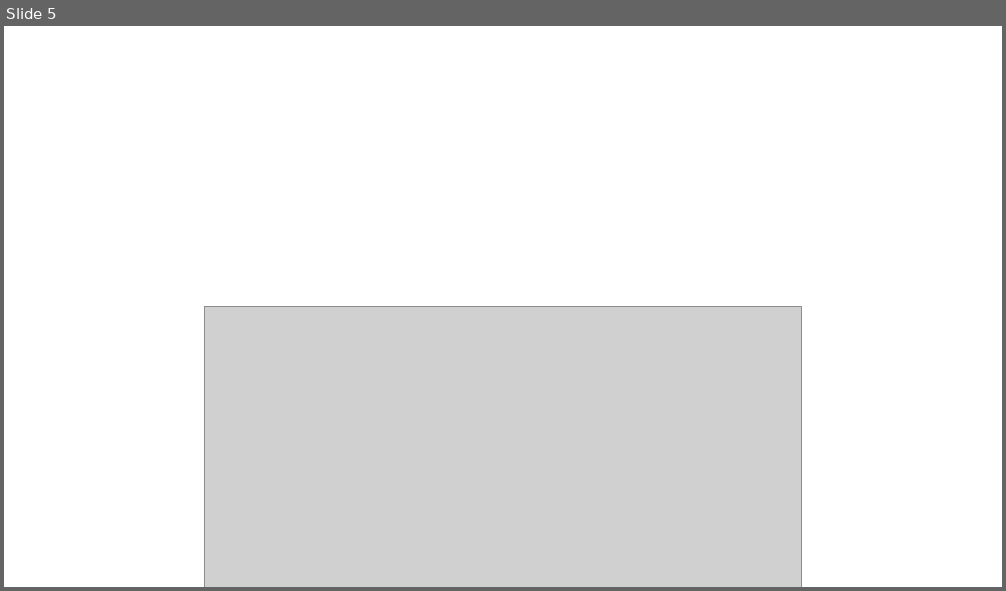
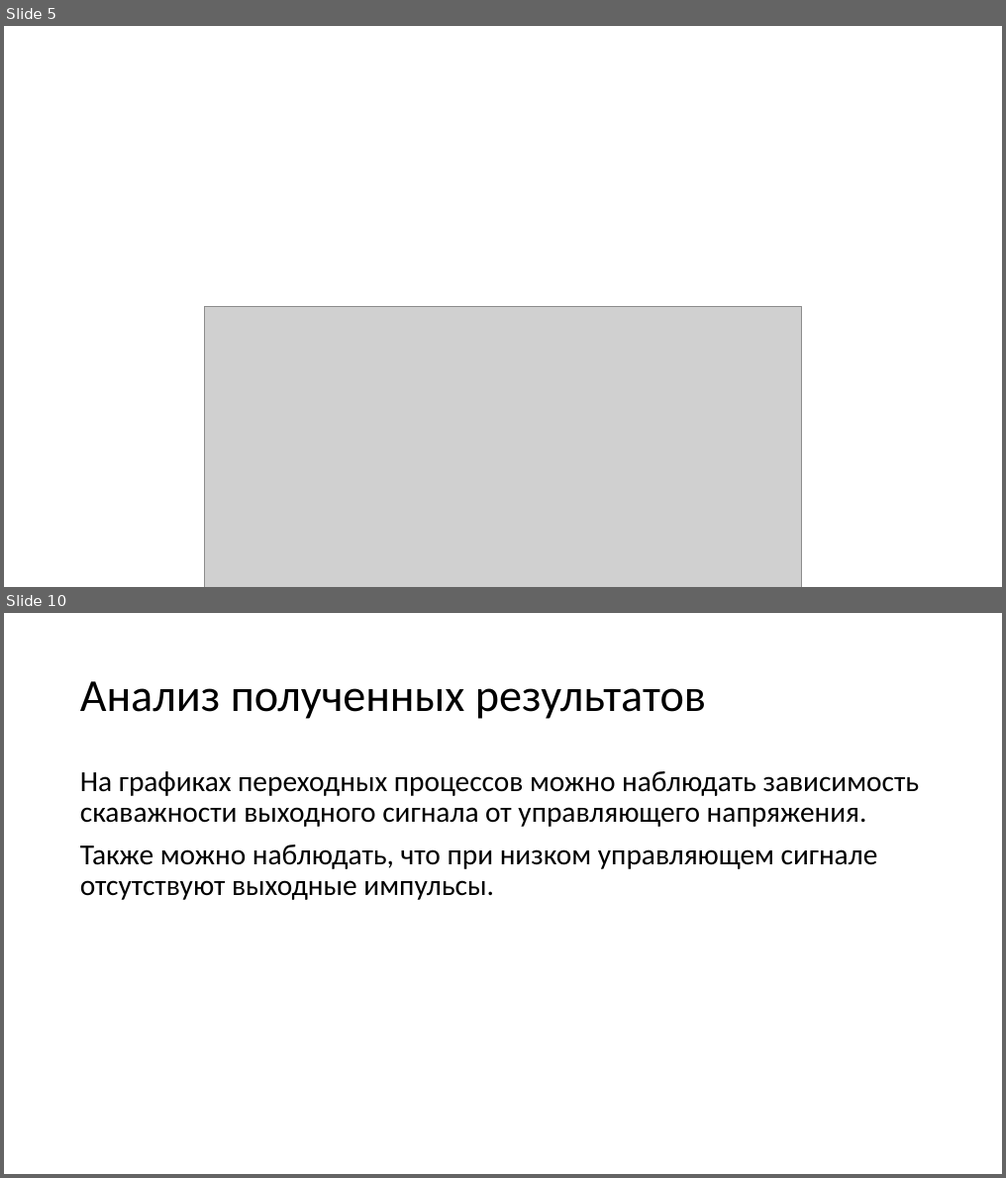
Before and after one commit to AsciiShell/CircuitEngineering, a slide deck: HomeWork_1/Prezentation/Широтно-импульсный модулятор на ОУ.pptx. Shown one above the other, each under a label of ours: slide 5 before the commit, slides 5 and 10 after it; the slides between them are not shown. The pictures are 1006x591 and 1006x1178 pixels, drawn with LibreOffice and Linux fonts; fonts in the diff are those of the drawing; grey boxes stand for pictures. Boxes give left, top, right and bottom in pixels: in the first picture for what was removed or moved away, otherwise in the second. Text is boxed around its words. In the diff, an @@ line names an element or a change of style, - is before the commit and + after.

```diff
--- a/HomeWork_1/Prezentation/Широтно-импульсный модулятор на ОУ.pptx
+++ b/HomeWork_1/Prezentation/Широтно-импульсный модулятор на ОУ.pptx
@@ slide 10 added at [4,613,1002,1174], background #FFFFFF @@
@@ title added at [80,681,706,719], 44 pt, text #000000 @@
+Анализ полученных результатов
@@ text added at [80,771,920,900], 28 pt, text #000000 @@
+На графиках переходных процессов можно наблюдать зависимость скаважности выходного сигнала от управляющего напряжения.
+Также можно наблюдать, что при низком управляющем сигнале отсутствуют выходные импульсы.
```
Also in this commit, not shown: 4 other slides added, 1 slide removed, 3 other files.
